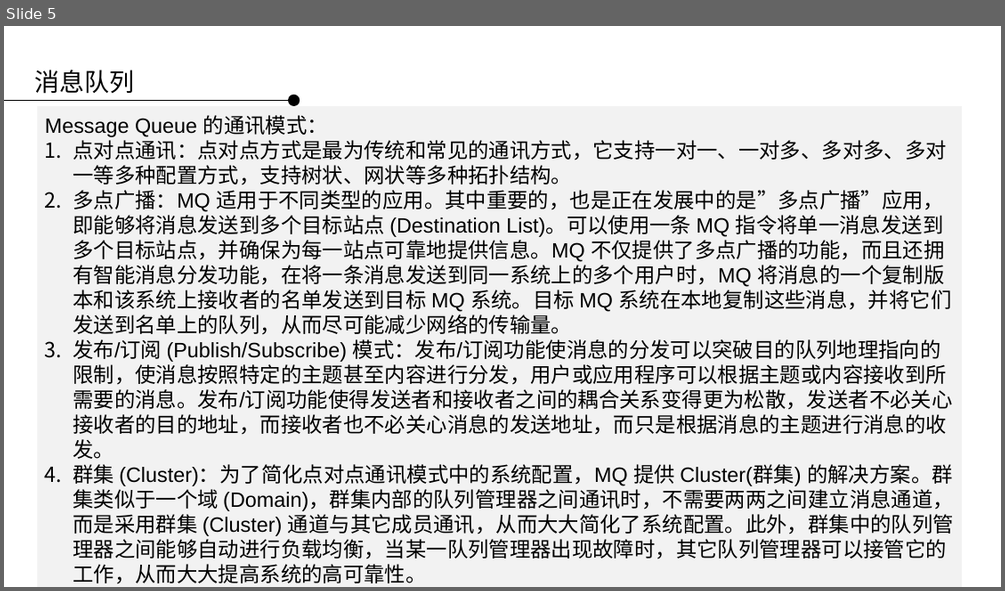
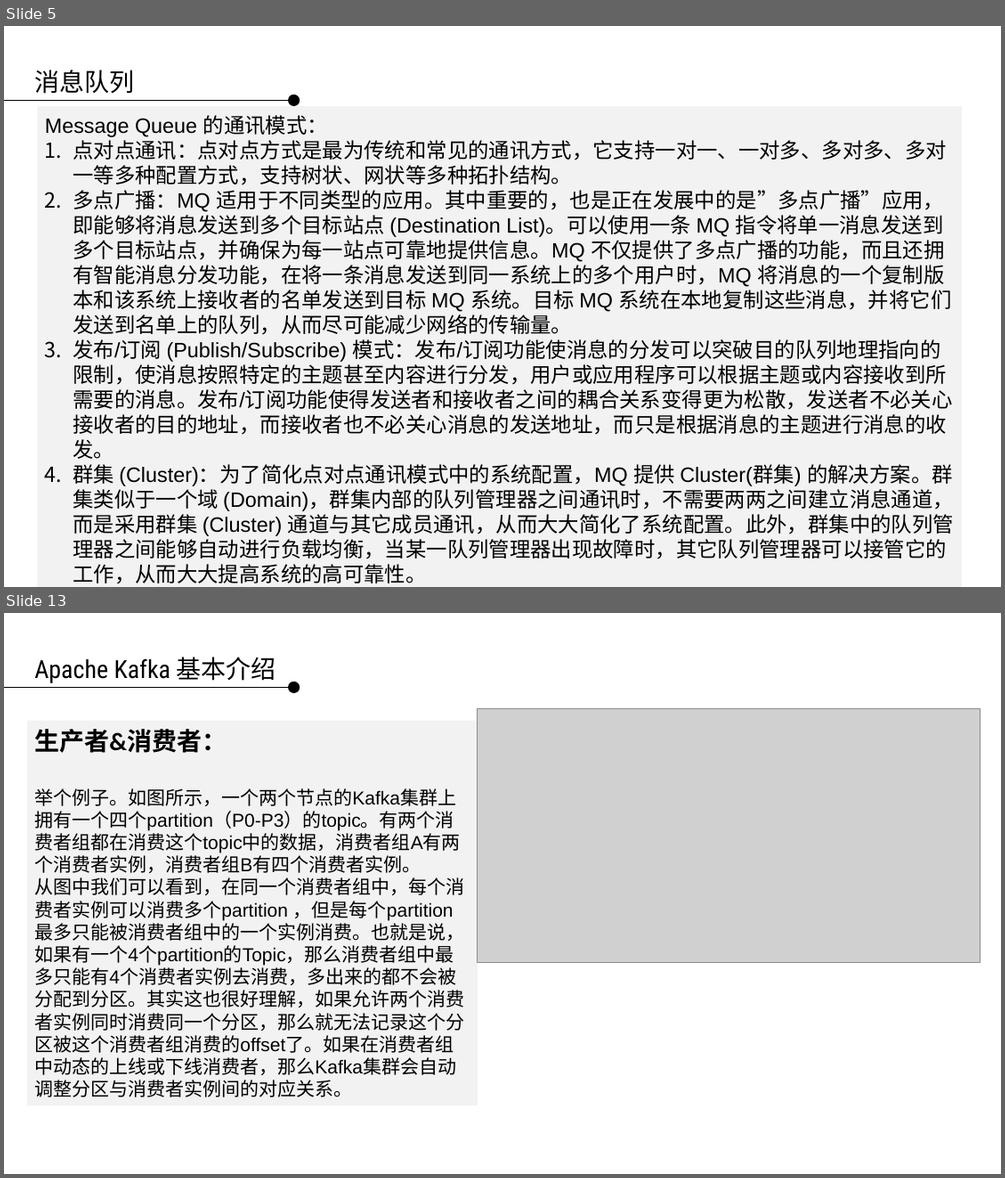
Before and after one commit to applepip/Big_Data, a slide deck: 数据采集系统/数据采集系统 第三讲.pptx. Shown one above the other, each under a label of ours: slide 5 before the commit, slides 5 and 13 after it; the slides between them are not shown. The pictures are 1005x591 and 1005x1178 pixels, drawn with LibreOffice and Linux fonts; fonts in the diff are those of the drawing; grey boxes stand for pictures; background and template pictures are left out. Boxes give left, top, right and bottom in pixels: in the first picture for what was removed or moved away, otherwise in the second. Text is boxed around its words. In the diff, an @@ line names an element or a change of style, - is before the commit and + after.

```diff
--- a/数据采集系统/数据采集系统 第三讲.pptx
+++ b/数据采集系统/数据采集系统 第三讲.pptx
@@ slide 13 added at [4, 613, 1001, 1174], background picture (left out) @@
@@ text added at [34, 657, 276, 683], 24 pt, text #000000 @@
+Apache Kafka 基本介绍
@@ line added from (4, 687) to (288, 687), #000000 0.75 pt @@
@@ ellipse added at [288, 682, 300, 694], fill #000000 @@
@@ picture added at [477, 709, 979, 963] @@
@@ rectangle added at [27, 721, 477, 1106], fill #F2F2F2, 18 pt, text #000000 @@
+生产者&消费者：
+举个例子。如图所示，一个两个节点的Kafka集群上拥有一个四个partition（P0-P3）的topic。有两个消费者组都在消费这个topic中的数据，消费者组A有两个消费者实例，消费者组B有四个消费者实例。
+从图中我们可以看到，在同一个消费者组中，每个消费者实例可以消费多个partition ，但是每个partition最多只能被消费者组中的一个实例消费。也就是说，如果有一个4个partition的Topic，那么消费者组中最多只能有4个消费者实例去消费，多出来的都不会被分配到分区。其实这也很好理解，如果允许两个消费者实例同时消费同一个分区，那么就无法记录这个分区被这个消费者组消费的offset了。如果在消费者组中动态的上线或下线消费者，那么Kafka集群会自动调整分区与消费者实例间的对应关系。
```
Also in this commit, not shown: 5 slides changed, 28 other slides added, 29 slides removed.
